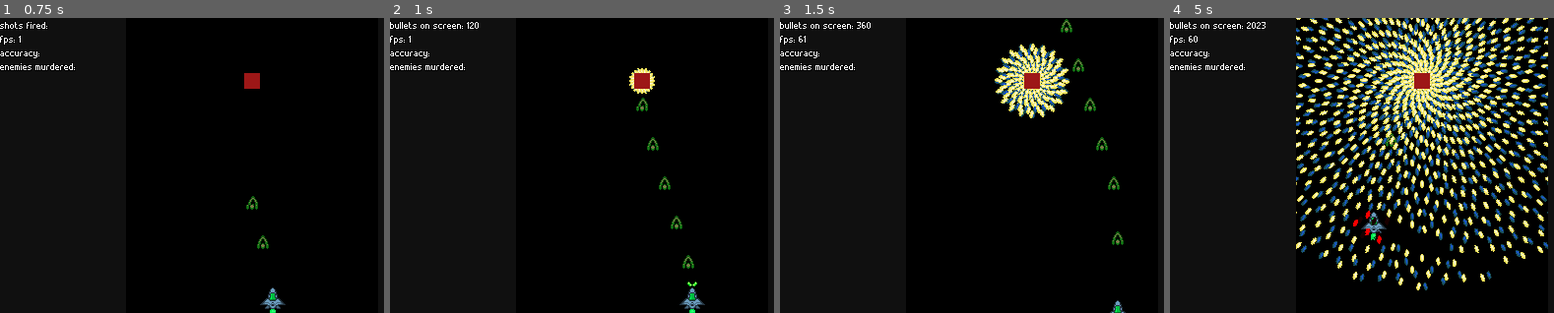
Above: before the commit, frames 1-4 (left to right).
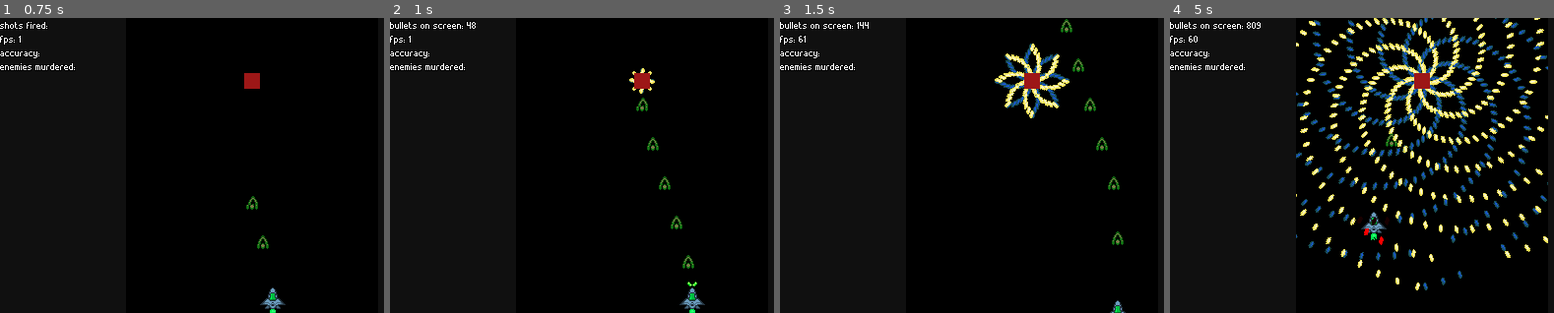
Above: after the commit, the same moments.

Repository: rockrick1/MAC0499-TCC
Game: Godot game, scene res://stages/test_stage.tscn
The game is run twice, just before and just after one commit, with the same random seed, the same clock (stepped at 60 frames per second) and the same inputs.
Inputs (mouse positions are in pixels of both pictures, inside the frame that each line leads up to):
- Up to frame 1 (0.75 s): tap Enter at 0.5 s; move the mouse to (364, 150) at 0.52 s; press the mouse at (364, 150) at 0.53 s; hold Right (ui_right) from 0.53 s (still down)
- Up to frame 2 (1 s): keep holding Right (ui_right); tap Space (ui_select) at 0.77, 0.8 s
- Up to frame 3 (1.5 s): tap Space (ui_select) at 1.07, 1.35 s; move the mouse to (929, 180) at 1.27 s; release Right (ui_right) at 1.28 s; release the mouse at (929, 180) at 1.28 s; hold Down (ui_down) from 1.28 s (still down)
- Up to frame 4 (5 s): tap Space (ui_select) at 1.52, 1.82, 2.3, 3.02, 3.32, 4.52, 4.82 s; click (1319, 180) at 1.55 s; move the mouse to (1473, 100) at 2.02 s; release Down (ui_down) at 2.03 s; press the mouse at (1473, 100) at 2.03 s; hold Right (ui_right) 2.03-2.78 s; move the mouse to (1396, 224) at 2.77 s; release the mouse at (1396, 224) at 2.78 s; hold Up (ui_up) 2.78-3.53 s; click (1396, 224) at 2.85 s; move the mouse to (outside the picture) at 3.52 s; hold Space (ui_select) 3.53-4.28 s; hold Left (ui_left) from 3.53 s (still down); move the mouse to (1269, 121) at 4.27 s; click (1269, 121) at 4.35 s

Frame 1 is identical in both runs. In frame 2, 0.2% of the frame differs, in the area x 20-69%, y 1-26%; in frame 3, 2.7%; in frame 4, 24%, in the area x 20-99%, y 0-93%.

Commit message:
slight optimize on function calls

Diff:
--- a/shooter 2/characters/bullet_generator.gd
+++ b/shooter 2/characters/bullet_generator.gd
@@ -6,6 +6,8 @@
 var shooting = false
 var can_shoot = true
 var shooter
+var character
+var arena
 
 var modul = false
 
@@ -94,6 +96,8 @@
 func start():
 	set_process(true)
 	shooting = true
+	character = MainNodes.get_character()
+	arena = MainNodes.get_arena()
 	if (life > 0):
 		$LifeTimer.start()
 
@@ -139,8 +143,6 @@
 		var start_angle = 0
 		var angle_between_bullets
 		var angle
-		var arena = MainNodes.get_arena()
-		var character = MainNodes.get_character()
 		var dir
 
 		for array in range(total_bullet_arrays):
--- a/shooter 2/db/generators/spinning6.json
+++ b/shooter 2/db/generators/spinning6.json
@@ -1,10 +1,10 @@
 {
 	"life" : -1,
-	"bullets_per_array" : 20,
+	"bullets_per_array" : 8,
 	"individual_array_spread" : 360,
 	"total_bullet_arrays" : 1,
 	"total_array_spread" : 120,
-	"base_spin_speed" : 60,
+	"base_spin_speed" : 70,
 	"spin_speed_period" : 0,
 	"spin_variation" : 0,
 	"fire_rate" : 13,
--- a/shooter 2/projectiles/base_projectile.gd
+++ b/shooter 2/projectiles/base_projectile.gd
@@ -10,12 +10,14 @@
 var shooter
 var generator
 var enemy
+var character
 
 var wr
 
 func _ready():
 	enemy = shooter.enemy
 	wr = weakref(shooter)
+	character = MainNodes.get_character()
 	set_life()
 
 func set_direction(dir):
@@ -32,7 +34,7 @@
 # Called when the node enters the scene tree for the first time.
 func _process(_delta):
 	# Only checks collision with the nearest bullets
-	if MainNodes.get_character() != null and get_global_position().distance_to(MainNodes.get_character().get_global_position()) < dist_threshold:
+	if character != null and get_global_position().distance_to(character.get_global_position()) < dist_threshold:
 		$Sprite.set_modulate(Color(1,0,0,1))
 		$CollisionShape2D.set_disabled(false)
 	elif enemy:
